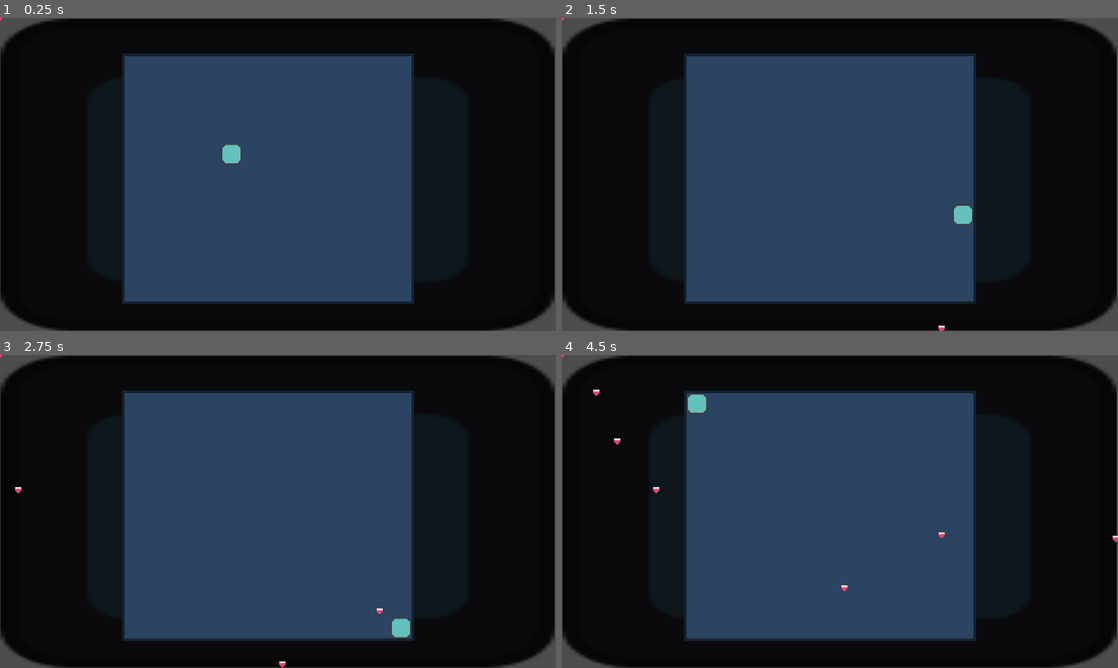
Above: before the commit, frames 1-4 (two rows, left to right).
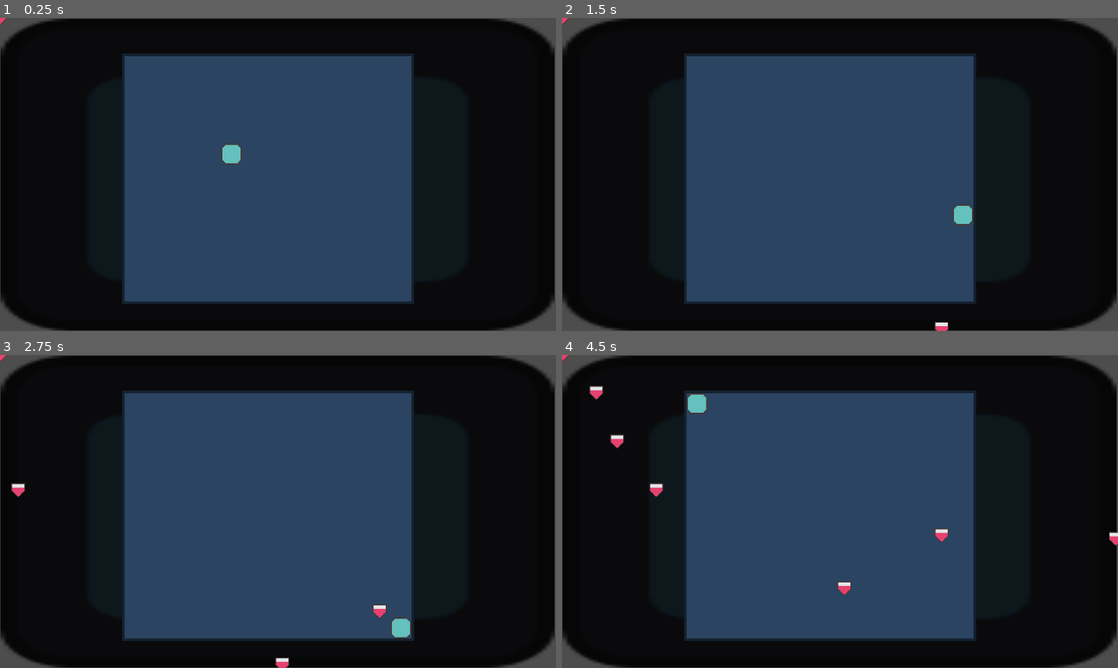
Above: after the commit, the same moments.

Repository: NathanPip/only-one
Game: Godot game, scene res://scenes/game.tscn
The game is run twice, just before and just after one commit, with the same random seed, the same clock (stepped at 60 frames per second) and the same inputs. The engine's default icon, where the game draws it, is replaced by a stand-in: a white triangle on a blue panel in a dark square.
Inputs:
- Up to frame 1 (0.25 s): no input
- Up to frame 2 (1.5 s): tap Enter at 0.5 s; hold D (move_right) 0.53-1.28 s; hold S (move_down) from 1.28 s (still down)
- Up to frame 3 (2.75 s): release S (move_down) at 2.03 s; hold D (move_right) from 2.03 s (still down)
- Up to frame 4 (4.5 s): release D (move_right) at 2.78 s; hold W (move_up) 2.78-3.53 s; hold A (move_left) from 3.53 s (still down)

The runs differ from the first frame. In frame 1, less than 0.1% of the frame differs, in the area x 0-2%, y 0-3%; in frame 2, less than 0.1%; in frame 3, 0.2%; in frame 4, 0.5%, in the area x 0-100%, y 0-77%.

Commit message:
Add projectile size export and scaling logic
Introduces a 'size' property to projectiles, exported in both the scene and script, and applies scaling based on this value. Also improves projectile management in spawner_group.gd by handling null projectiles and ensuring projectiles are recycled after collisions.

Diff:
--- a/scenes/projectile.tscn
+++ b/scenes/projectile.tscn
@@ -8,3 +8,4 @@
 texture = ExtResource("1_3ijri")
 script = ExtResource("2_7kis1")
 speed = 100
+size = 32.0
--- a/scripts/projectile.gd
+++ b/scripts/projectile.gd
@@ -2,10 +2,10 @@
 extends Sprite2D
 
 @export var speed = 200
-var size: int = 16
+@export var size: float = 16
 var direction: Vector2 = Vector2(1, 0)
-
 
 # Called when the node enters the scene tree for the first time.
 func _ready() -> void:
+	self.scale *= size/16
 	pass # Replace with function body.
--- a/scripts/spawner_group.gd
+++ b/scripts/spawner_group.gd
@@ -56,10 +56,13 @@
 func _process(delta: float) -> void:
 	for i in range(fired_projectiles.size()):
 		var proj = fired_projectiles[i]
+		if proj == null:
+			continue
 		proj.position += proj.direction*proj.speed * delta
 		if collision_check(proj):
 			removables.append(i)
 			kill_projectile(proj)
+			ready_projectiles.append(proj)
 		if proj.position.x > 2000 || proj.position.x < -300 || proj.position.y > 2000 || proj.position.y < -300:
 			ready_projectiles.append(proj)
 			removables.append(i)
